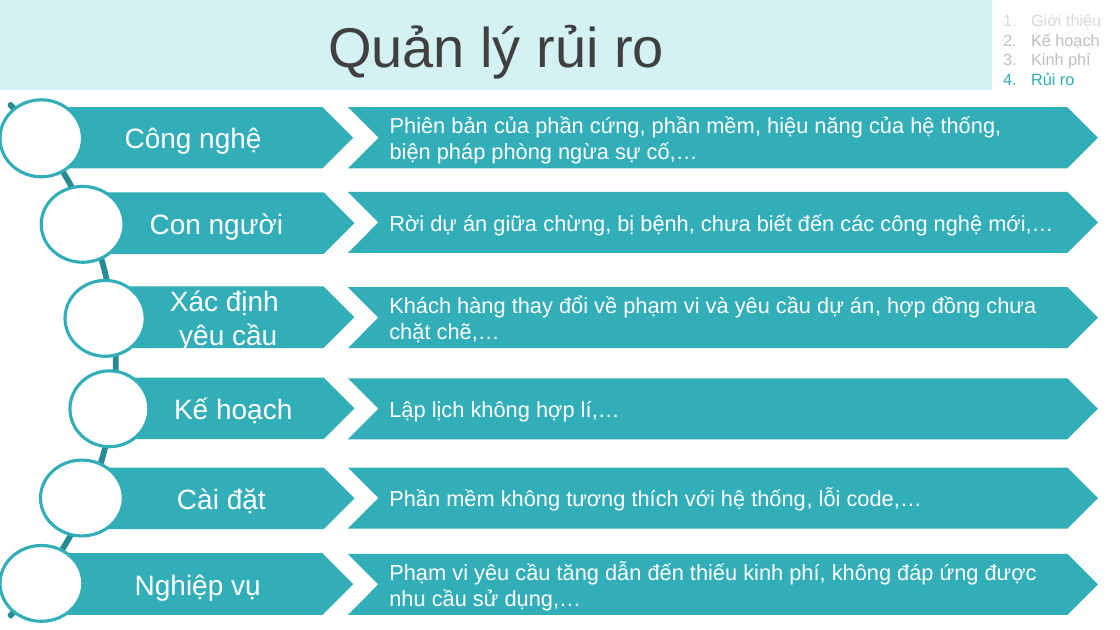
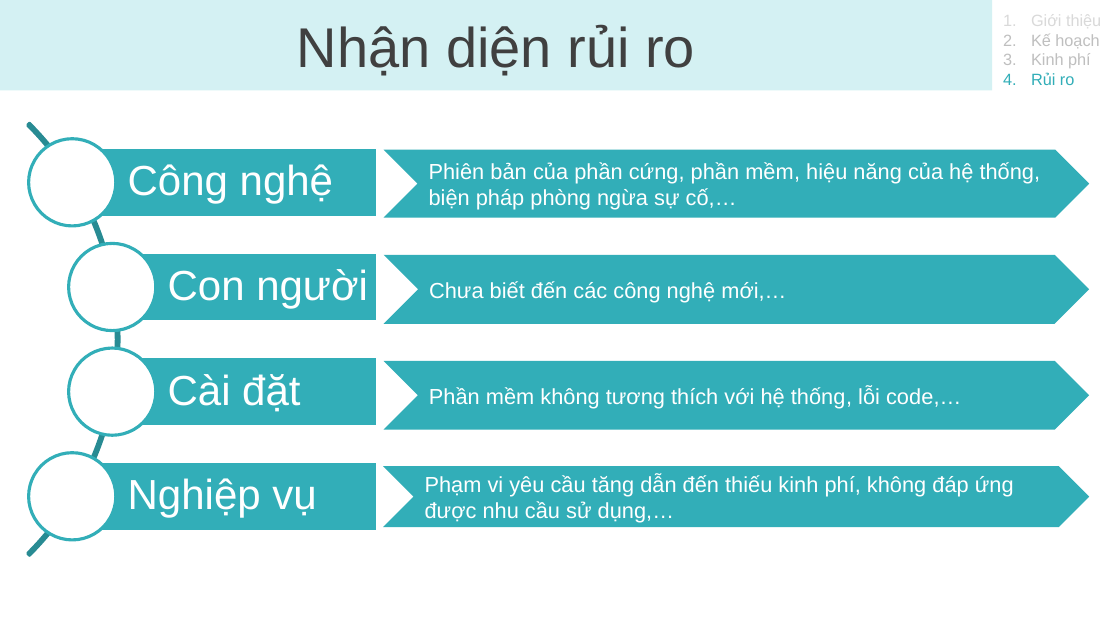
Before and after one commit to bapnam/DoAn_QTTinHoc, a slide deck: slide 13 of Nhom07/BaoCao.pptx. Drawn at 1120x630 pixels with LibreOffice and Linux fonts; fonts in the diff are those of the drawing. Boxes give left, top, right and bottom in pixels: in the first picture for what was removed or moved away, otherwise in the second. Text is boxed around its words. In the diff, an @@ line names an element or a change of style, - is before the commit and + after.

```diff
--- a/Nhom07/BaoCao.pptx
+++ b/Nhom07/BaoCao.pptx
@@ text at bbox=[297, 24, 695, 76]: text changed @@
-Quản lý rủi ro
+Nhận diện rủi ro
@@ arch (boxed as its full ring): place and size @@
-arch (boxed as its full ring) at bbox=[0, 0, 118, 630]
+arch (boxed as its full ring) at bbox=[0, 34, 119, 630]
@@ ellipse removed at bbox=[0, 100, 83, 177] @@
@@ pentagon arrow removed at bbox=[48, 108, 353, 169] @@
-Công nghệ
@@ ellipse: place and size @@
-ellipse at bbox=[41, 186, 124, 262]
+ellipse at bbox=[29, 139, 116, 226]
@@ freeform shape added at bbox=[73, 148, 379, 217], fill #32AEB8, outline #FFFFFF 2 pt, 27 pt, text #FFFFFF @@
+Công nghệ
@@ chevron "Phiên bản của phần cứng, ...": place and size @@
-chevron "Phiên bản của phần cứng, ..." at bbox=[348, 108, 1099, 169]
+chevron "Phiên bản của phần cứng, ..." at bbox=[384, 150, 1090, 218]
@@ text in chevron at bbox=[429, 162, 1041, 210]: text changed @@
-Phiên bản của phần cứng, phần mềm, hiệu năng của hệ thống,
-biện pháp phòng ngừa sự cố,…
+Phiên bản của phần cứng, phần mềm, hiệu năng của hệ thống, biện pháp phòng ngừa sự cố,…
@@ pentagon arrow removed at bbox=[94, 193, 355, 254] @@
-Con người
@@ ellipse: place and size @@
-ellipse at bbox=[65, 280, 146, 356]
+ellipse at bbox=[68, 243, 156, 330]
@@ freeform shape added at bbox=[112, 252, 377, 321], fill #32AEB8, outline #FFFFFF 2 pt, 27 pt, text #FFFFFF @@
+Con người
@@ chevron "Chưa biết đến các công ...": place and size @@
-chevron "Chưa biết đến các công ..." at bbox=[348, 192, 1099, 252]
+chevron "Chưa biết đến các công ..." at bbox=[384, 255, 1090, 325]
@@ pentagon arrow removed at bbox=[118, 287, 355, 348] @@
-Xác định
-yêu cầu
@@ chevron removed at bbox=[348, 287, 1099, 347] @@
-Khách hàng thay đổi về phạm vi và yêu cầu dự án, hợp đồng chưa
-chặt chẽ,…
@@ text in chevron at bbox=[429, 281, 786, 302]: text changed @@
-Rời dự án giữa chừng, bị bệnh, chưa biết đến các công nghệ mới,…
+Chưa biết đến các công nghệ mới,…
@@ ellipse: place and size @@
-ellipse at bbox=[69, 371, 149, 447]
+ellipse at bbox=[68, 348, 156, 436]
@@ freeform shape added at bbox=[112, 357, 377, 427], fill #32AEB8, outline #FFFFFF 2 pt, 27 pt, text #FFFFFF @@
+Cài đặt
@@ pentagon arrow removed at bbox=[128, 377, 355, 439] @@
-Kế hoạch
@@ chevron removed at bbox=[348, 379, 1099, 439] @@
-Lập lịch không hợp lí,…
@@ chevron "Phần mềm không tương thích ...": place and size @@
-chevron "Phần mềm không tương thích ..." at bbox=[348, 468, 1099, 529]
+chevron "Phần mềm không tương thích ..." at bbox=[384, 361, 1090, 429]
@@ ellipse: place and size @@
-ellipse at bbox=[40, 460, 123, 536]
+ellipse at bbox=[29, 452, 116, 540]
@@ freeform shape added at bbox=[73, 461, 379, 531], fill #32AEB8, outline #FFFFFF 2 pt, 27 pt, text #FFFFFF @@
+Nghiệp vụ
@@ pentagon arrow removed at bbox=[103, 468, 354, 530] @@
-Cài đặt
@@ chevron "Phạm vi yêu cầu tăng ...": place and size @@
-chevron "Phạm vi yêu cầu tăng ..." at bbox=[348, 554, 1099, 615]
+chevron "Phạm vi yêu cầu tăng ..." at bbox=[383, 466, 1089, 526]
@@ text in chevron at bbox=[425, 475, 1014, 523]: spaces changed @@
-Phạm vi yêu cầu tăng dẫn đến thiếu kinh phí, không đáp ứng được
-nhu cầu sử dụng,…
+Phạm vi yêu cầu tăng dẫn đến thiếu kinh phí, không đáp ứng
+được nhu cầu sử dụng,…
@@ ellipse removed at bbox=[0, 545, 83, 622] @@
@@ pentagon arrow removed at bbox=[57, 553, 353, 615] @@
-Nghiệp vụ
```
Also in this commit, not shown: 9 other slides changed, 1 slide added, 4 other files.
